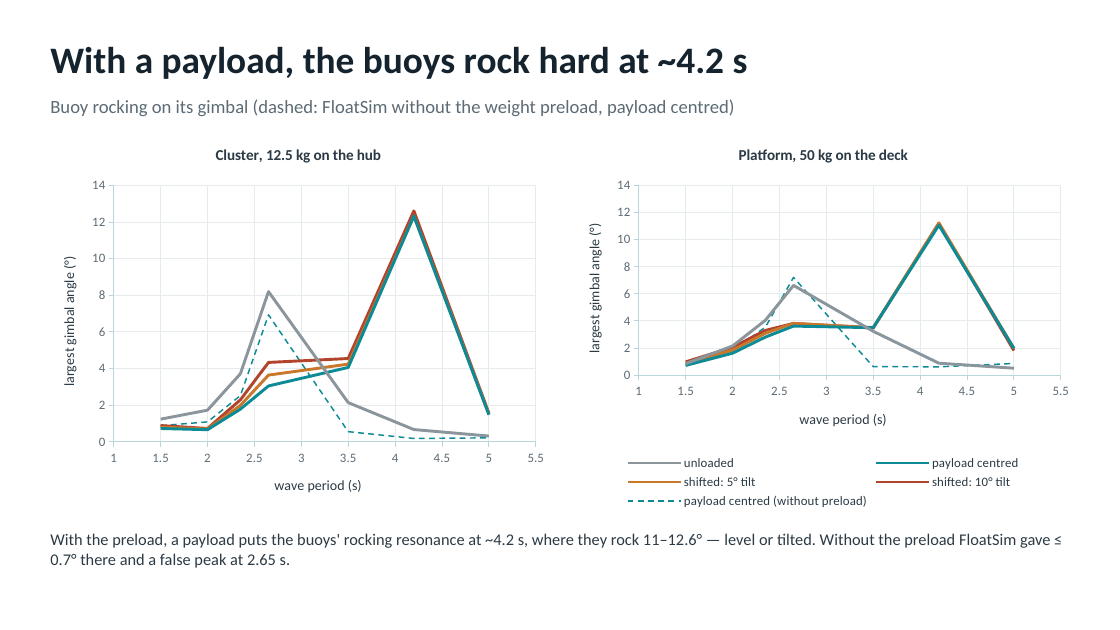
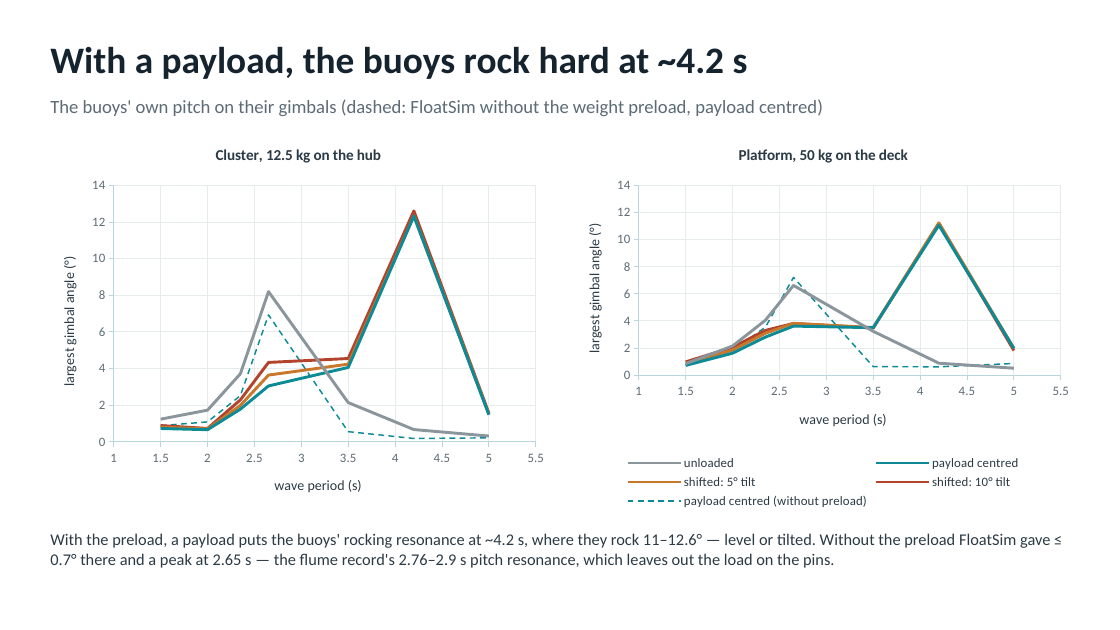
Before and after one commit to xabi80/HSP, a slide deck: slide 9 of studies/Payload_tilt_in_waves.pptx. Drawn at 1120x630 pixels with LibreOffice and Linux fonts; fonts in the diff are those of the drawing. Boxes give left, top, right and bottom in pixels: in the first picture for what was removed or moved away, otherwise in the second. Text is boxed around its words. In the diff, an @@ line names an element or a change of style, - is before the commit and + after.

```diff
--- a/studies/Payload_tilt_in_waves.pptx
+++ b/studies/Payload_tilt_in_waves.pptx
@@ text at (x1=50, y1=99, x2=823, y2=116): text changed @@
-Buoy rocking on its gimbal (dashed: FloatSim without the weight preload, payload centred)
+The buoys' own pitch on their gimbals (dashed: FloatSim without the weight preload, payload centred)
@@ text at (x1=50, y1=533, x2=1050, y2=568): text changed @@
-With the preload, a payload puts the buoys' rocking resonance at ~4.2 s, where they rock 11–12.6° — level or tilted. Without the preload FloatSim gave ≤ 0.7° there and a false peak at 2.65 s.
+With the preload, a payload puts the buoys' rocking resonance at ~4.2 s, where they rock 11–12.6° — level or tilted. Without the preload FloatSim gave ≤ 0.7° there and a peak at 2.65 s — the flume record's 2.76–2.9 s pitch resonance, which leaves out the load on the pins.
```
Also in this commit, not shown: 2 other slides changed, 2 other files.
